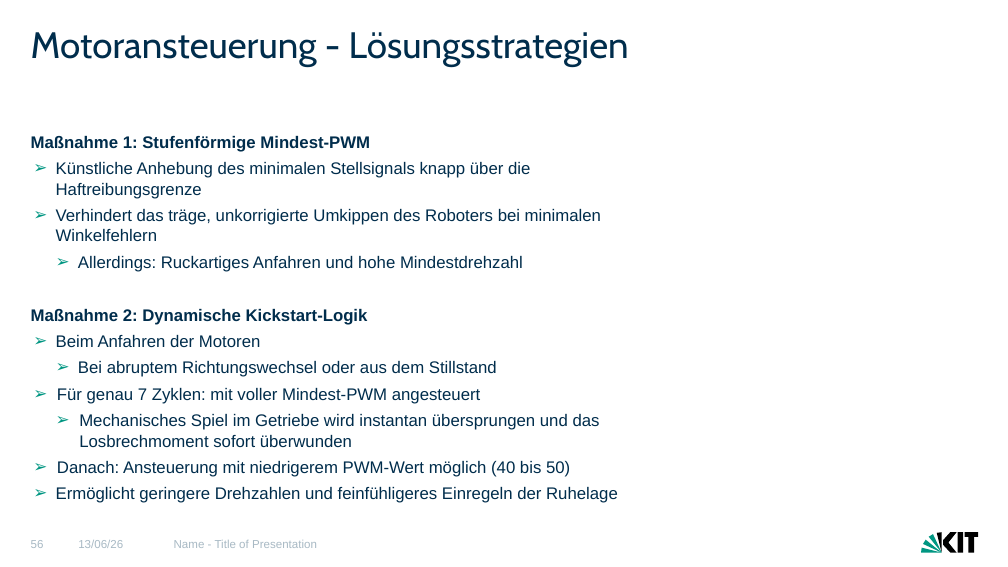
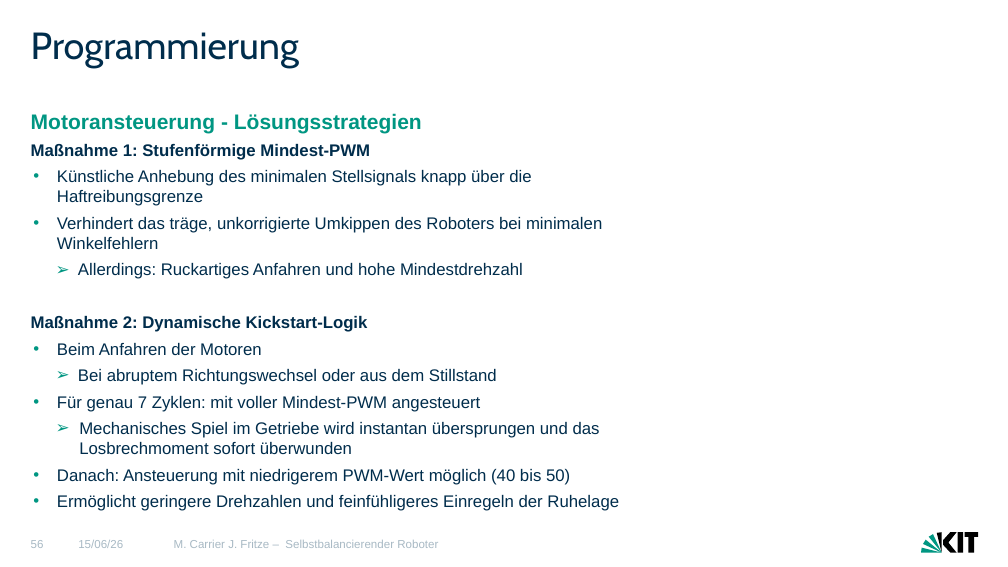
Before and after one commit to MCITBA/Lok_Prak_Rob, a slide deck: slide 56 of Finale_Präsentation_erw.pptx. Drawn at 1008x567 pixels with LibreOffice and Linux fonts; fonts in the diff are those of the drawing. Boxes give left, top, right and bottom in pixels: in the first picture for what was removed or moved away, otherwise in the second. Text is boxed around its words. In the diff, an @@ line names an element or a change of style, - is before the commit and + after.

```diff
--- a/Finale_Präsentation_erw.pptx
+++ b/Finale_Präsentation_erw.pptx
@@ title at [31,32,299,68]: text changed; size 35 to 36 pt @@
-Motoransteuerung - Lösungsstrategien
+Programmierung
@@ text at [31,113,422,133]: paragraph added @@
+Motoransteuerung - Lösungsstrategien
@@ text "Motoransteuerung - Lösungsstrategien": place and size @@
-text "Motoransteuerung - Lösungsstrategien" at [31,136,618,503]
+text "Motoransteuerung - Lösungsstrategien" at [31,113,602,485]
@@ text at [57,170,602,485]: bullet ➢ to • @@
@@ text at [174,540,438,548]: text changed @@
-Name - Title of Presentation
+M. Carrier J. Fritze – Selbstbalancierender Roboter
```
Also in this commit, not shown: 51 other slides changed, 4 slides added, 2 slides removed.
